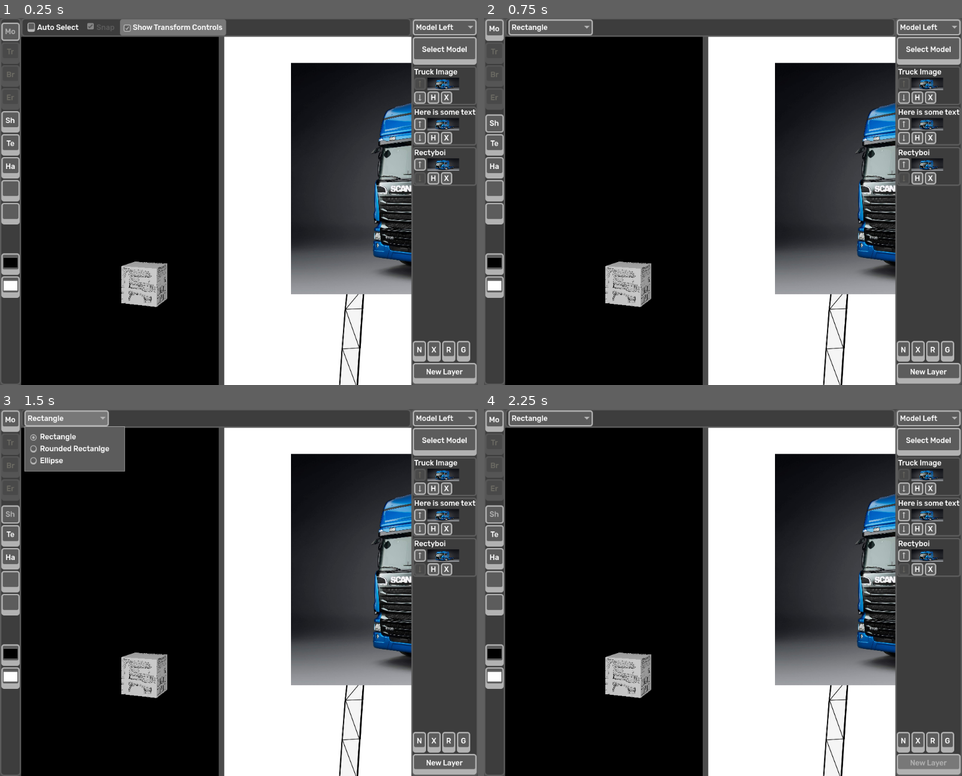
Above: before the commit, frames 1-4 (two rows, left to right).
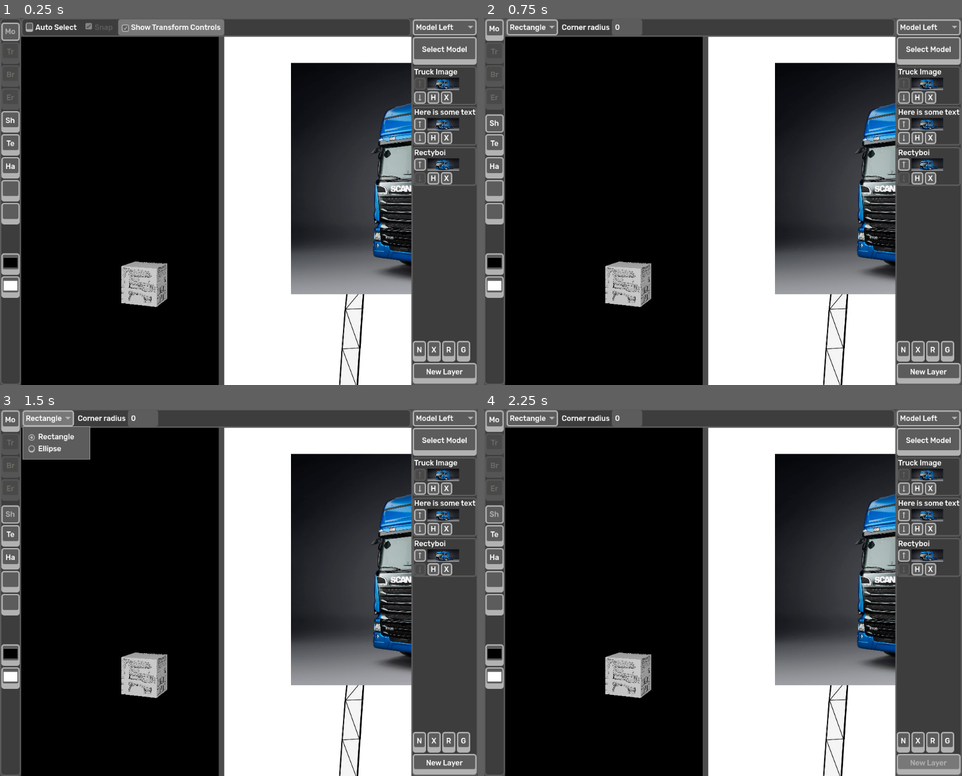
Above: after the commit, the same moments.

Repository: Carsmaniac/paintjob-packer
Game: Godot game, scene res://designer/DesignerInterface.tscn
Same seed, same stepped clock (60 frames per second), same inputs: the game is played once before the commit and once after it. This scene is started directly instead of the project's main scene.
Inputs:
- Up to frame 1 (0.25 s): no input
- Up to frame 2 (0.75 s): click "Sh" at 0.5 s
- Up to frame 3 (1.5 s): click "Rectangle" at 1.25 s
- Up to frame 4 (2.25 s): click "New Layer" at 2 s

The runs differ from the first frame. In frame 1, 0.4% of the frame differs, in the area x 5-48%, y 0-5%; in frame 2, 0.7%; in frame 3, 2.4%, in the area x 4-33%, y 0-18%; in frame 4, 0.7%.

Commit message:
Add rounded rect and ellipse layers
Shapes can now be either rounded rectangles (Panels) or ellipses (TextureRects)

Diff:
--- a/designer/DesignerInterface.tscn
+++ b/designer/DesignerInterface.tscn
@@ -388,8 +388,7 @@
 [node name="MoveButtons" type="HBoxContainer" parent="TopPanel/HBoxContainer/ToolButtons" unique_id=164166152]
 visible = false
 layout_mode = 0
-offset_left = 4.0
-offset_right = 208.0
+offset_right = 843.0
 offset_bottom = 35.0
 
 [node name="AutoSelect" type="CheckBox" parent="TopPanel/HBoxContainer/ToolButtons/MoveButtons" unique_id=158408456]
@@ -410,8 +409,7 @@
 [node name="TransformButtons" type="HBoxContainer" parent="TopPanel/HBoxContainer/ToolButtons" unique_id=385798567]
 visible = false
 layout_mode = 0
-offset_left = 4.0
-offset_right = 208.0
+offset_right = 843.0
 offset_bottom = 35.0
 
 [node name="AutoSelect" type="CheckBox" parent="TopPanel/HBoxContainer/ToolButtons/TransformButtons" unique_id=538989404]
@@ -419,26 +417,34 @@
 text = "Maintain Aspect"
 
 [node name="ShapeButtons" type="HBoxContainer" parent="TopPanel/HBoxContainer/ToolButtons" unique_id=373798830]
+layout_mode = 0
+offset_right = 843.0
+offset_bottom = 35.0
+
+[node name="ShapeSelect" type="OptionButton" parent="TopPanel/HBoxContainer/ToolButtons/ShapeButtons" unique_id=1986816064]
+layout_mode = 2
+selected = 0
+item_count = 2
+popup/item_0/text = "Rectangle"
+popup/item_0/id = 0
+popup/item_1/text = "Ellipse"
+popup/item_1/id = 1
+
+[node name="CornerRadiusSpacer" type="Control" parent="TopPanel/HBoxContainer/ToolButtons/ShapeButtons" unique_id=439553290]
+layout_mode = 2
+
+[node name="CornerRadiusLabel" type="Label" parent="TopPanel/HBoxContainer/ToolButtons/ShapeButtons" unique_id=118529902]
+layout_mode = 2
+text = "Corner radius"
+
+[node name="CornerRadius" type="SpinBox" parent="TopPanel/HBoxContainer/ToolButtons/ShapeButtons" unique_id=242223925]
+layout_mode = 2
+max_value = 1000.0
+
+[node name="TextButtons" type="HBoxContainer" parent="TopPanel/HBoxContainer/ToolButtons" unique_id=33357878]
 visible = false
 layout_mode = 0
-offset_left = 4.0
-offset_right = 208.0
-offset_bottom = 35.0
-
-[node name="ShapeSelect" type="OptionButton" parent="TopPanel/HBoxContainer/ToolButtons/ShapeButtons" unique_id=1986816064]
-layout_mode = 2
-selected = 0
-item_count = 3
-popup/item_0/text = "Rectangle"
-popup/item_0/id = 0
-popup/item_1/text = "Rounded Rectanlge"
-popup/item_1/id = 2
-popup/item_2/text = "Ellipse"
-popup/item_2/id = 1
-
-[node name="TextButtons" type="HBoxContainer" parent="TopPanel/HBoxContainer/ToolButtons" unique_id=33357878]
-layout_mode = 0
-offset_right = 121.0
+offset_right = 843.0
 offset_bottom = 35.0
 theme_override_constants/separation = 9
 script = ExtResource("12_8ce8c")
@@ -447,7 +453,7 @@
 custom_minimum_size = Vector2(200, 0)
 layout_mode = 2
 
-[node name="Control" type="Control" parent="TopPanel/HBoxContainer/ToolButtons/TextButtons" unique_id=1640647688]
+[node name="FontWeightSpacer" type="Control" parent="TopPanel/HBoxContainer/ToolButtons/TextButtons" unique_id=1640647688]
 layout_mode = 2
 
 [node name="FontWeightLabel" type="Label" parent="TopPanel/HBoxContainer/ToolButtons/TextButtons" unique_id=967375620]
@@ -463,7 +469,7 @@
 step = 100.0
 value = 400.0
 
-[node name="Control2" type="Control" parent="TopPanel/HBoxContainer/ToolButtons/TextButtons" unique_id=2027980134]
+[node name="FontSizeSpacer" type="Control" parent="TopPanel/HBoxContainer/ToolButtons/TextButtons" unique_id=2027980134]
 layout_mode = 2
 
 [node name="FontSizeLabel" type="Label" parent="TopPanel/HBoxContainer/ToolButtons/TextButtons" unique_id=518510175]
--- a/designer/Layer.gd
+++ b/designer/Layer.gd
@@ -3,8 +3,10 @@
 @export var linked_node: Node
 @export var layer_name: String = "Layer"
 var custom_layer_name: bool = false
-@export_enum("raster", "text", "image", "rect", "roundrect", "ellipse") var layer_type: String
+@export_enum("raster", "text", "image", "rect", "ellipse") var layer_type: String
+
 var text_size: float
+var shape_colour: Color
 
 
 func _ready() -> void:
--- a/designer/ViewCanvas.gd
+++ b/designer/ViewCanvas.gd
@@ -13,6 +13,10 @@
 var drawing_shape: bool = false
 var drawing_shape_node: Node
 var drawing_shape_starting_pos: Vector2
+var drawing_shape_type: String
+var drawing_shape_theme: Theme
+var drawing_shape_style: StyleBoxFlat
+var drawing_shape_texture: ImageTexture
 
 
 func _ready() -> void:
@@ -109,11 +113,25 @@
 				drawing_shape_node.queue_free()
 			else:
 				pass # add a new layer with the shape
-				layer_list.add_shape_layer(drawing_shape_node, "rect")
+				layer_list.add_shape_layer(drawing_shape_node, drawing_shape_type)
 		elif event is InputEventMouseButton and event.button_index == 1 and event.pressed:
+			if tool_buttons.get_node("ShapeButtons/ShapeSelect").selected == 0:
+				drawing_shape_type = "roundrect"
+				drawing_shape_node = Panel.new()
+				drawing_shape_theme = Theme.new()
+				drawing_shape_style = StyleBoxFlat.new()
+				drawing_shape_style.bg_color = Color.RED
+				drawing_shape_style.set_corner_radius_all(tool_buttons.get_node("ShapeButtons/CornerRadius").value)
+				drawing_shape_theme.set_stylebox("panel", "Panel", drawing_shape_style)
+				drawing_shape_node.theme = drawing_shape_theme
+			elif tool_buttons.get_node("ShapeButtons/ShapeSelect").selected == 1:
+				drawing_shape_type = "ellipse"
+				drawing_shape_node = TextureRect.new()
+				drawing_shape_texture = ImageTexture.create_from_image(Image.load_from_file("res://designer/circle-svg/10.svg"))
+				drawing_shape_node.set_texture(drawing_shape_texture)
+				drawing_shape_node.expand_mode = TextureRect.EXPAND_IGNORE_SIZE
+				drawing_shape_node.modulate = Color.RED
 			drawing_shape = true
-			drawing_shape_node = ColorRect.new()
-			drawing_shape_node.color = Color.RED
 			drawing_shape_node.position = get_canvas_position(event.position)
 			drawing_shape_starting_pos = get_canvas_position(event.position)
 			temp_layer.add_child(drawing_shape_node)
